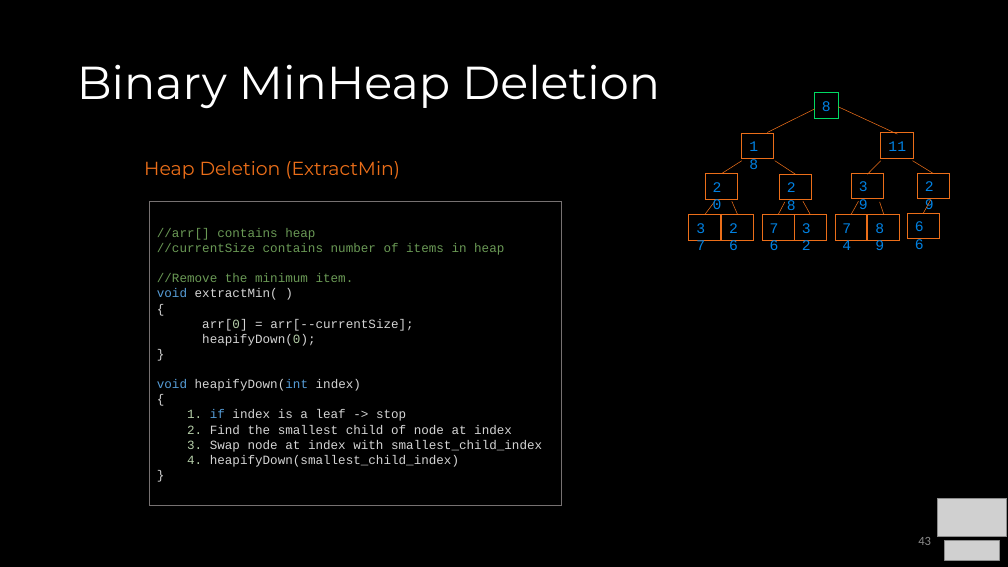
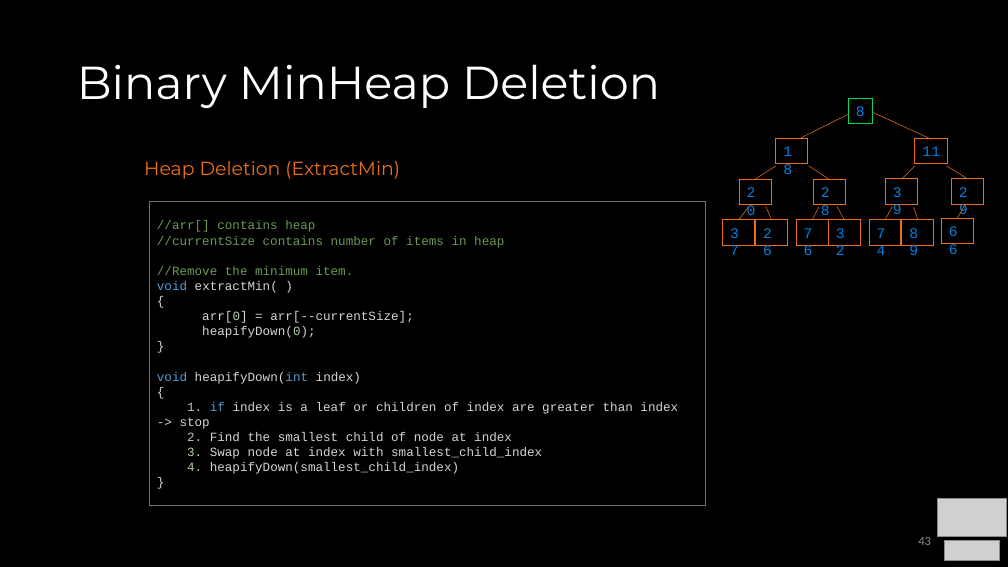
Before and after one commit to COP3530/Instructional-Content, a slide deck: slide 43 of Slides/Slides-PPT/5 - Heaps.pptx. Drawn at 1008x567 pixels with LibreOffice and Linux fonts; fonts in the diff are those of the drawing; grey boxes stand for pictures. Boxes give left, top, right and bottom in pixels: in the first picture for what was removed or moved away, otherwise in the second. Text is boxed around its words. In the diff, an @@ line names an element or a change of style, - is before the commit and + after.

```diff
--- a/Slides/Slides-PPT/5 - Heaps.pptx
+++ b/Slides/Slides-PPT/5 - Heaps.pptx
@@ 14 rectangles, 13 lines: place and size @@
-14 rectangles, 13 lines at bbox=[689, 93, 949, 240]
+14 rectangles, 13 lines at bbox=[723, 98, 983, 246]
@@ rectangle "//arr[] contains heap": place and size @@
-rectangle "//arr[] contains heap" at bbox=[150, 201, 561, 506]
+rectangle "//arr[] contains heap" at bbox=[150, 201, 706, 506]
@@ text in rectangle at bbox=[180, 402, 678, 429]: text changed @@
-1. if index is a leaf -> stop
+1. if index is a leaf or children of index are greater than index -> stop
```
Also in this commit, not shown: 1 other file.
